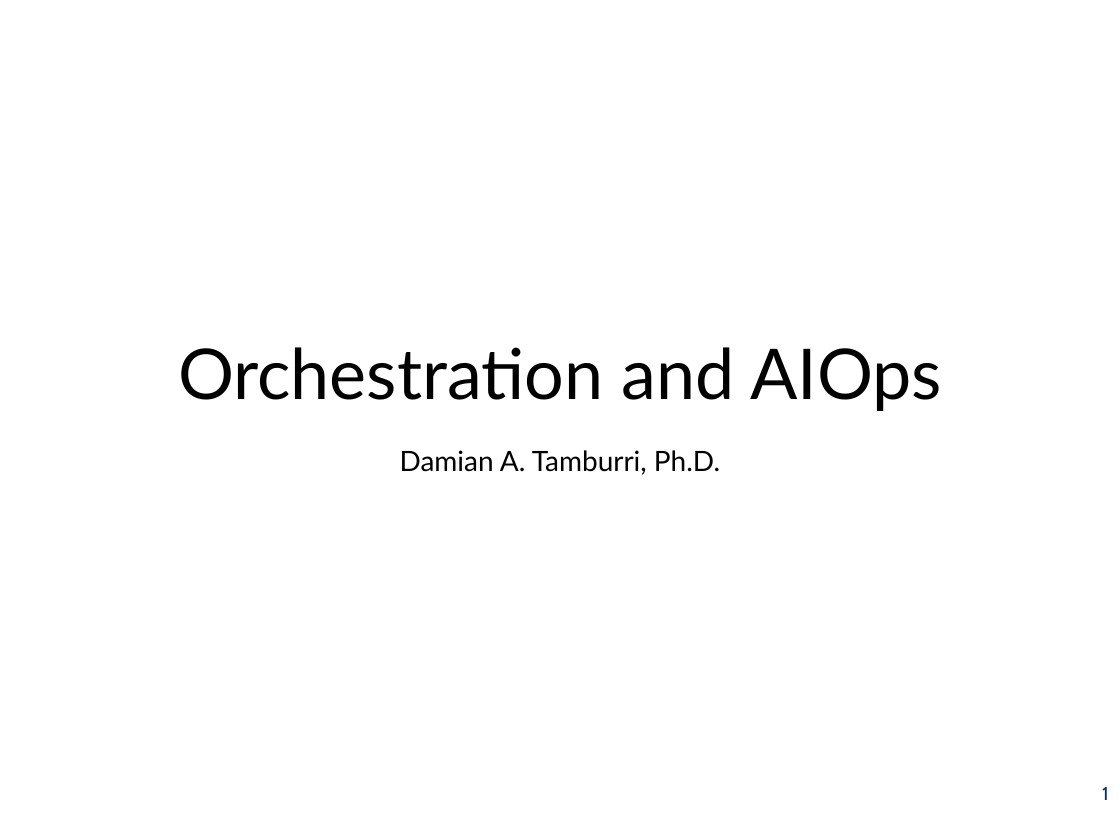
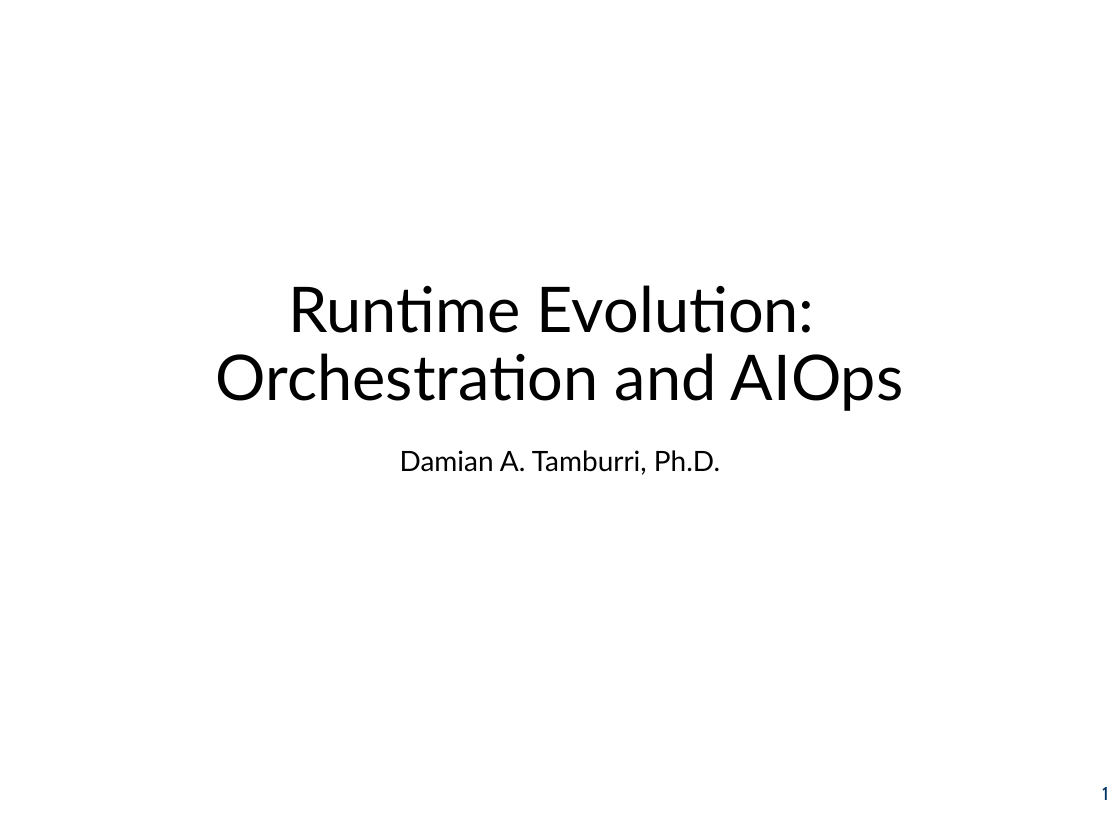
Before and after one commit to SannioEvolution/Material, a slide deck: slide 1 of 20 - Orchestration and AIOps.pptx. Drawn at 1120x840 pixels with LibreOffice and Linux fonts; fonts in the diff are those of the drawing. Boxes give left, top, right and bottom in pixels: in the first picture for what was removed or moved away, otherwise in the second. Text is boxed around its words. In the diff, an @@ line names an element or a change of style, - is before the commit and + after.

Commit message:
updating AIOps

```diff
--- a/20 - Orchestration and AIOps.pptx
+++ b/20 - Orchestration and AIOps.pptx
@@ title at box(216, 285, 904, 411): text changed; size 45 to 40.5 pt @@
-Orchestration and AIOps
+Runtime Evolution:
+Orchestration and AIOps
```
Also in this commit, not shown: 12 other slides changed, 6 slides added, 1 slide removed, 1 other file.
